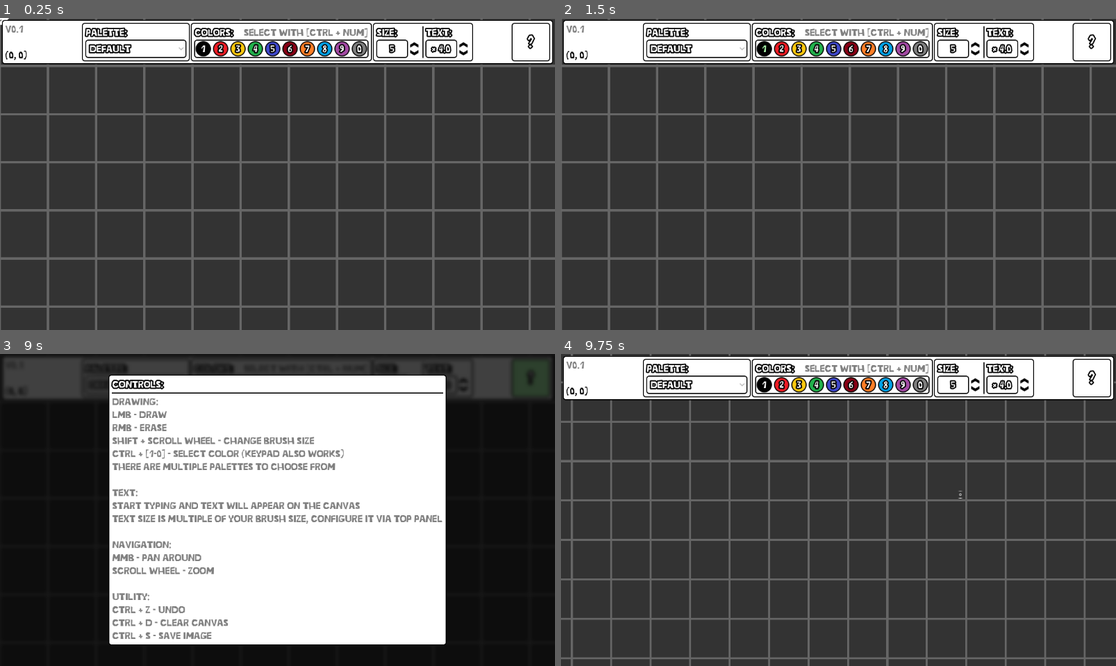
Above: before the commit, frames 1-4 (two rows, left to right).
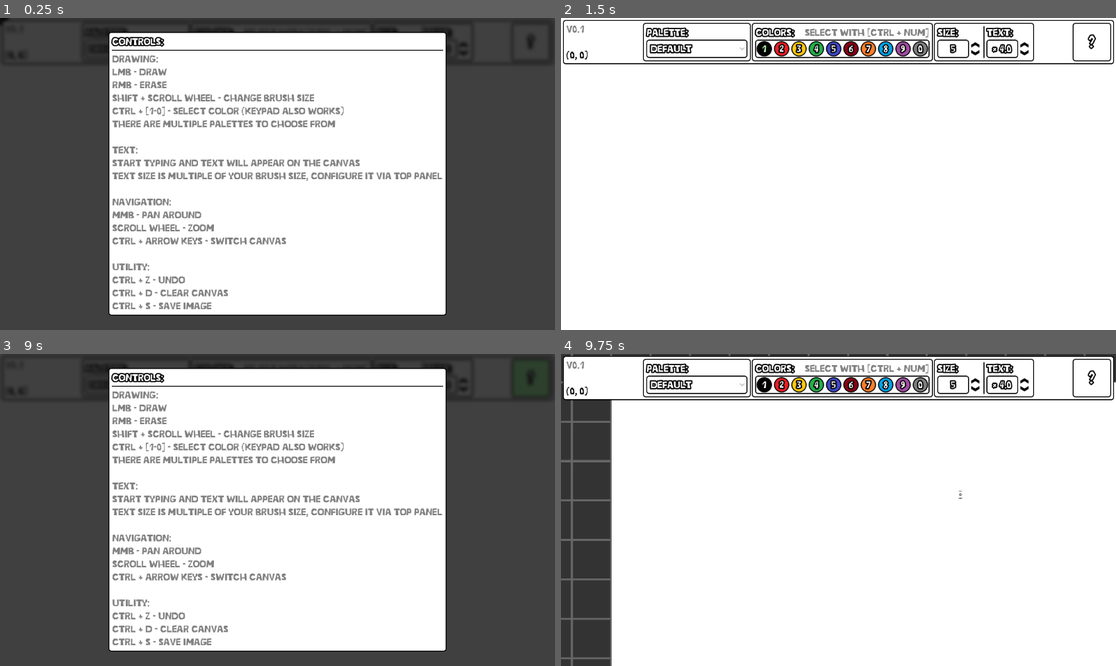
Above: after the commit, the same moments.

Repository: Limofeus/kvikpaint
Game: Godot game, scene res://scenes/main.tscn
Same seed, same stepped clock (60 frames per second), same inputs: the game is played once before the commit and once after it.
Inputs (mouse positions are in pixels of both pictures, inside the frame that each line leads up to):
- Up to frame 1 (0.25 s): no input
- Up to frame 2 (1.5 s): click "Default" at 0.5 s; click "1" at 1.25 s
- Up to frame 3 (9 s): click "2" at 2 s; click "3" at 2.75 s; click "4" at 3.5 s; click "5" at 4.25 s; click "6" at 5 s; click "7" at 5.75 s; click "8" at 6.5 s; click "9" at 7.25 s; click "0" at 8 s; click "?" at 8.75 s
- Up to frame 4 (9.75 s): tap Enter at 9.5 s; move the mouse to (960, 494) at 9.52 s; hold Right (arrow_right) from 9.53 s (still down); tap Mouse wheel down (brush_size_decrease) at 9.6 s; click (960, 494) at 9.67 s

The runs differ from the first frame. In frame 1, 64% of the frame differs, in the area x 0-100%, y 0-100%; in frame 2, 86%; in frame 3, 50%; in frame 4, 78%.
Error before the commit: Invalid access to property or key 'save_file_version' on a base object of type 'Nil'. (res://scripts/save_system.gd:125)

Commit message:
Fix cold start and canvas switch hints

Diff:
--- a/scenes/main.tscn
+++ b/scenes/main.tscn
@@ -334,7 +334,6 @@
 mouse_filter = 2
 
 [node name="Hint" type="Control" parent="InterfaceLayer" unique_id=970505254]
-visible = false
 layout_mode = 3
 anchors_preset = 15
 anchor_right = 1.0
@@ -403,6 +402,7 @@
 Navigation:
 MMB - Pan around
 Scroll Wheel - Zoom
+Ctrl + Arrow Keys - Switch canvas
 
 Utility:
 Ctrl + Z - Undo
--- a/scripts/save_system.gd
+++ b/scripts/save_system.gd
@@ -24,9 +24,14 @@
 	canvas_loader.absolute_canvas_path_template = SAVED_CANVASES_PATH + CANVAS_NAME_TEMPLATE
 
 	var save_resource = load_save_resource()
-	save_resource = apply_backward_compatibility(save_resource)
 	if save_resource != null:
+		save_resource = apply_backward_compatibility(save_resource)
 		apply_save_resource(save_resource)
+	else:
+		hint_node.visible = true
+		canvas_controller.set_canvas_loader(canvas_loader)
+		canvas_controller.set_canvas_offset(Vector2i.ZERO)
+
 
 func _notification(what):
 	if what == NOTIFICATION_WM_CLOSE_REQUEST:
@@ -122,6 +127,9 @@
 	return DirAccess.get_files_at(SAVED_CANVASES_PATH)
 
 func apply_backward_compatibility(save_resource : SaveResource) -> SaveResource:
+	if save_resource == null:
+		print("No save resource")
+		return null
 	if save_resource.save_file_version != SAVE_SYSTEM_VERSION:
 		print("Save file version mismatch: Save file version: %s, Current version: %s" % [save_resource.save_file_version, SAVE_SYSTEM_VERSION])
 	if not "selected_canvas" in save_resource:
